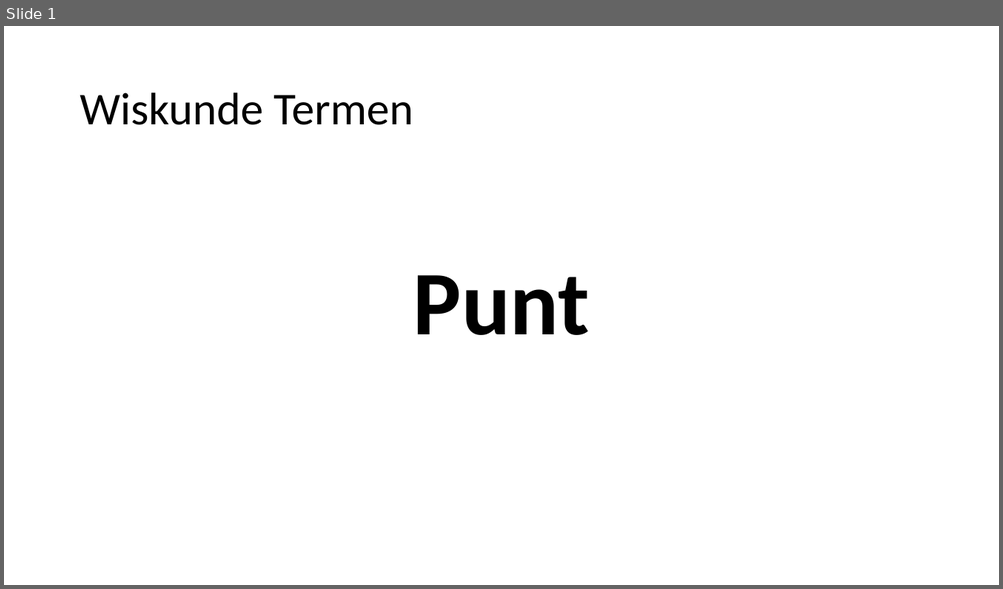
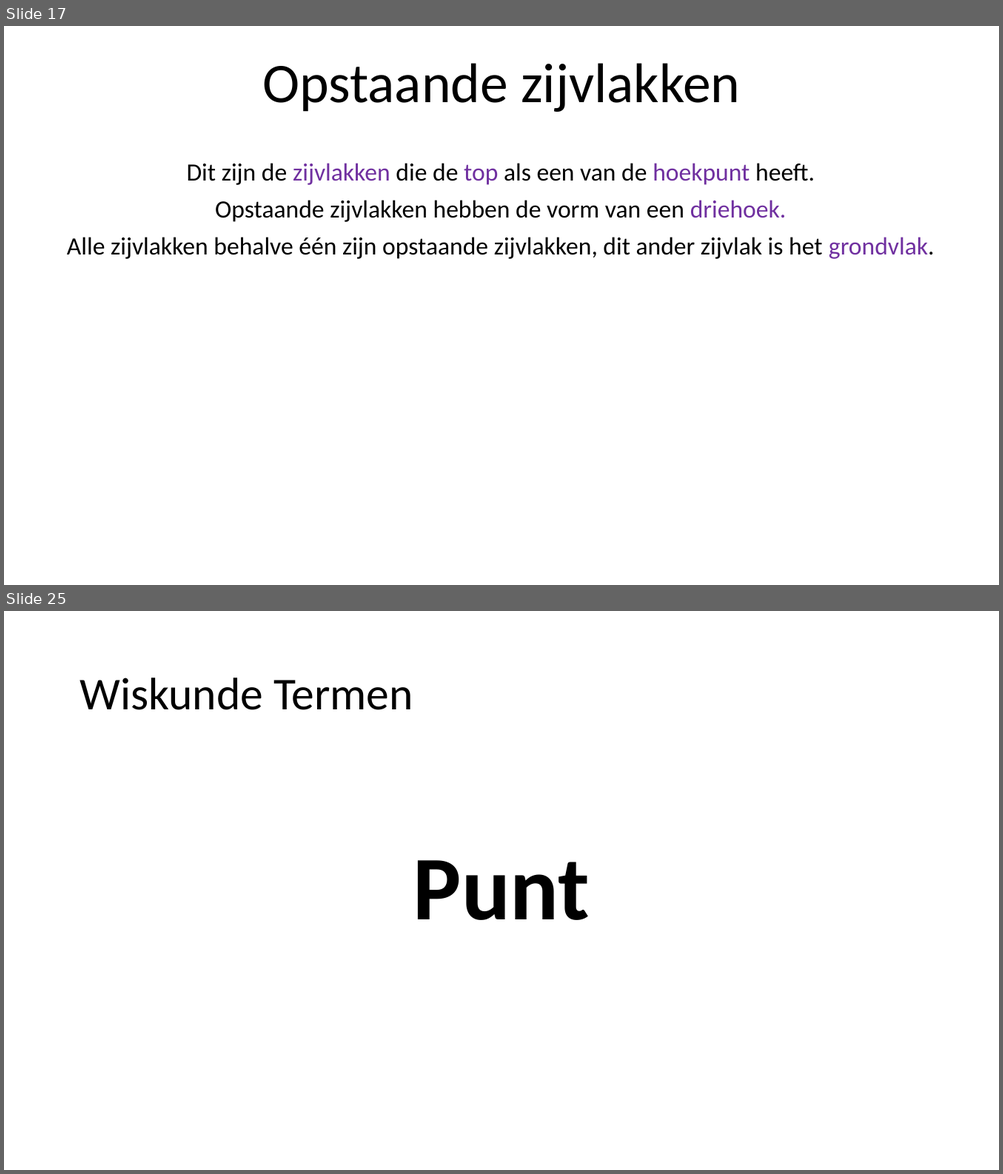
Before and after one commit to heinvinkel/wiskundetermen, a slide deck: meetkunde/AAAAMeetkunde.pptx. Shown one above the other, each under a label of ours: slide 1 before the commit, slides 17 and 25 after it; the slides between them are not shown. The pictures are 1003x589 and 1003x1174 pixels, drawn with LibreOffice and Linux fonts; fonts in the diff are those of the drawing. Boxes give left, top, right and bottom in pixels: in the first picture for what was removed or moved away, otherwise in the second. Text is boxed around its words. In the diff, an @@ line names an element or a change of style, - is before the commit and + after.

```diff
--- a/meetkunde/AAAAMeetkunde.pptx
+++ b/meetkunde/AAAAMeetkunde.pptx
@@ slide 17 added at [4,26,999,585], background #FFFFFF @@
@@ title added at [262,63,740,112], 54 pt, text #000000 @@
+Opstaande zijvlakken
@@ subtitle added at [67,163,934,259], 24 pt, text #000000 @@
+Dit zijn de zijvlakken die de top als een van de hoekpunt heeft.
+Opstaande zijvlakken hebben de vorm van een driehoek.
+Alle zijvlakken behalve één zijn opstaande zijvlakken, dit ander zijvlak is het grondvlak.
@@ what was slide 1 is now slide 25 @@
```
Also in this commit, not shown: 23 other slides added, 13 other files.
